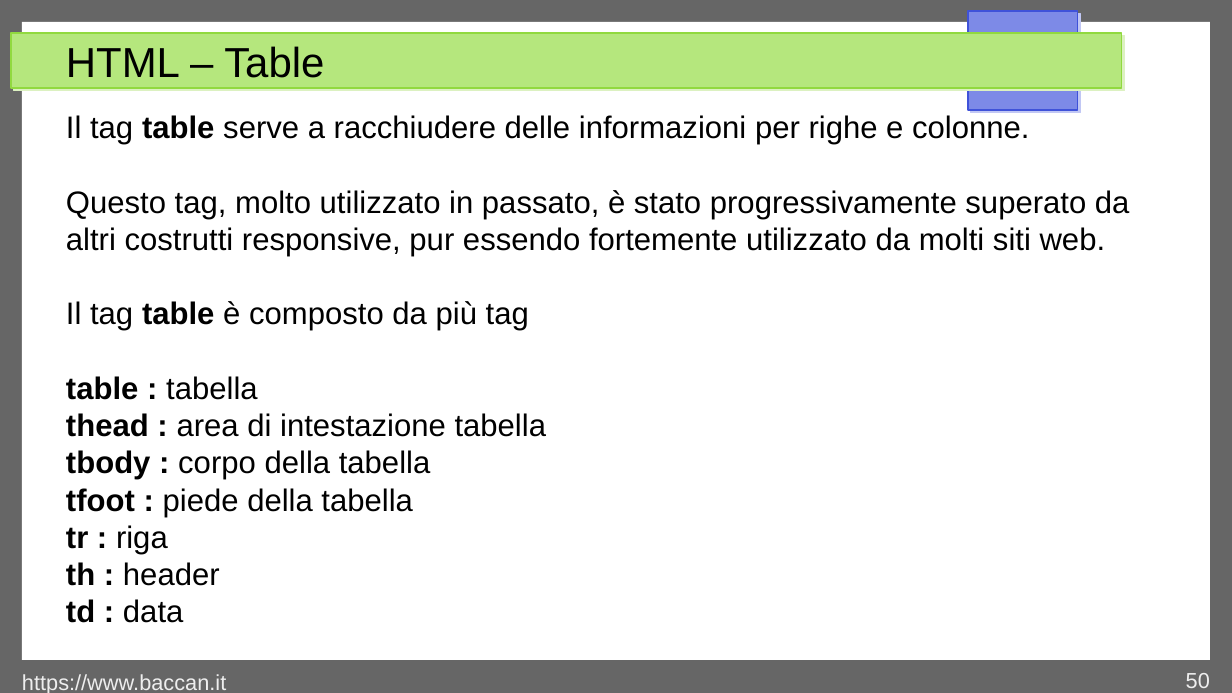
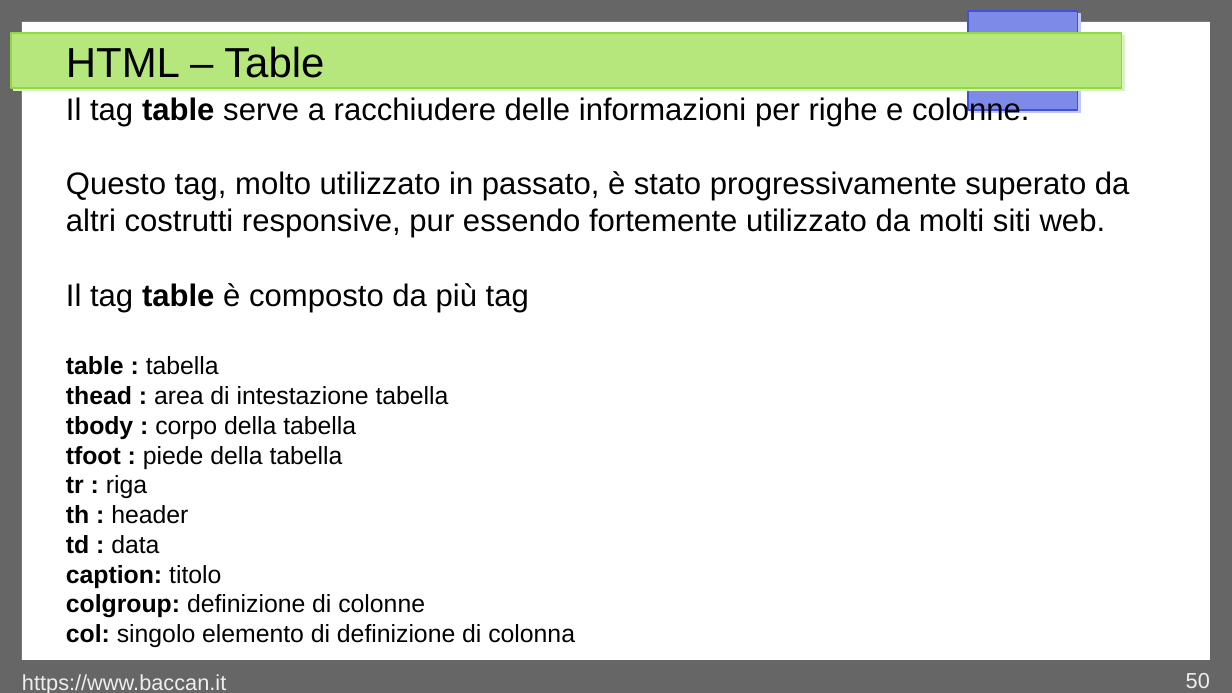
Before and after one commit to matteobaccan/CorsoHTML, a slide deck: slide 50 of Chapter_html.odp. Drawn at 1232x693 pixels with LibreOffice and Linux fonts; fonts in the diff are those of the drawing. Boxes give left, top, right and bottom in pixels: in the first picture for what was removed or moved away, otherwise in the second. Text is boxed around its words. In the diff, an @@ line names an element or a change of style, - is before the commit and + after.

```diff
--- a/Chapter_html.odp
+++ b/Chapter_html.odp
@@ text "Il tag table serve a ...": place and size @@
-text "Il tag table serve a ..." at (66,115,1130,623)
+text "Il tag table serve a ..." at (66,95,1130,643)
@@ text at (66,356,449,554): size 20 to 16 pt in "table : tabella", "thead : area di intestazione tabella", "tbody : corpo della tabella", "tfoot : piede della tabella" and 3 more places @@
@@ text at (66,565,575,643): paragraphs added @@
+caption: titolo
+colgroup: definizione di colonne
+col: singolo elemento di definizione di colonna
```
Also in this commit, not shown: 6 slides added, 6 other files.
